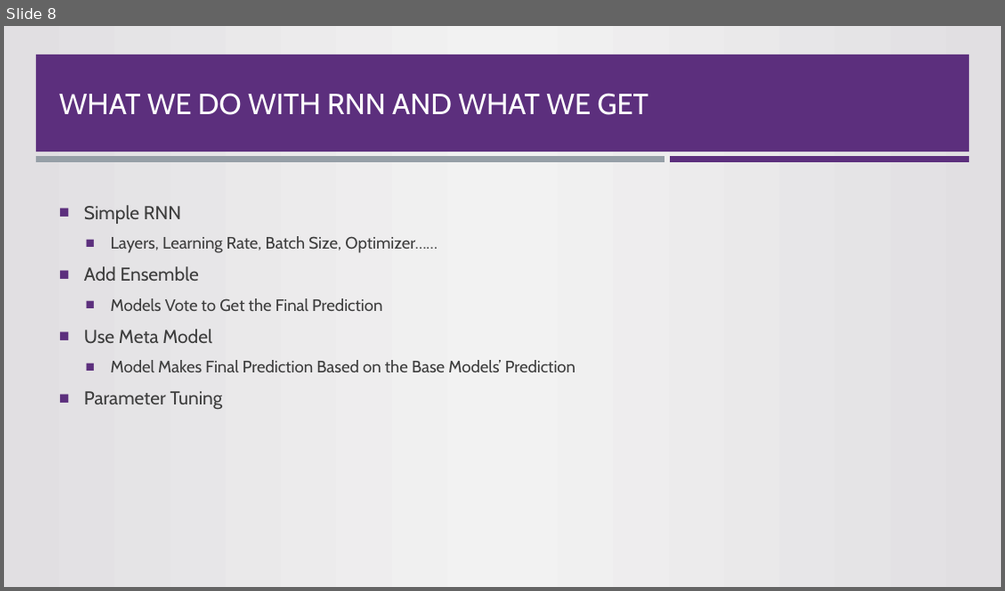
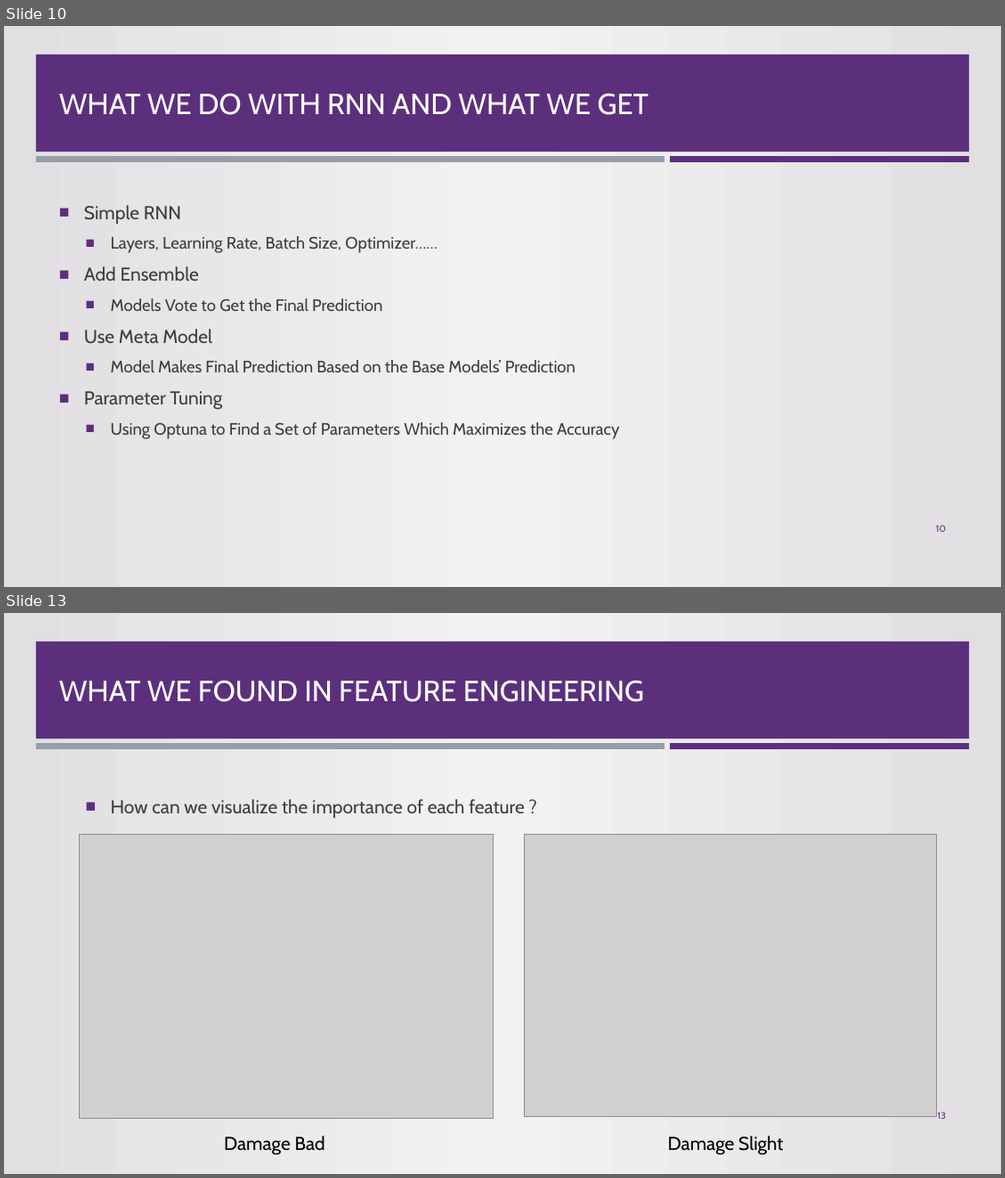
Before and after one commit to sunyrain/MLTask, a slide deck: Presentation.pptx. Shown one above the other, each under a label of ours: slide 8 before the commit, slides 10 and 13 after it; the slides between them are not shown. The pictures are 1005x591 and 1005x1178 pixels, drawn with LibreOffice and Linux fonts; fonts in the diff are those of the drawing; grey boxes stand for pictures; background and template pictures are left out. Boxes give left, top, right and bottom in pixels: in the first picture for what was removed or moved away, otherwise in the second. Text is boxed around its words. In the diff, an @@ line names an element or a change of style, - is before the commit and + after.

```diff
--- a/Presentation.pptx
+++ b/Presentation.pptx
@@ slide 13 added at [4, 613, 1001, 1174], background gradient #E1DFE2 to #F2F2F2; not listed: 3 template elements that a slide beside it also shows @@
@@ title added at [59, 680, 644, 702], 28 pt, text #FFFFFF @@
+WHAT WE FOUND IN FEATURE ENGINEERING
@@ text added at [111, 799, 525, 818], 18 pt, text #3D3D3D @@
+  ■ How can we visualize the importance of each feature ?
@@ picture added at [79, 835, 493, 1118] @@
@@ picture added at [524, 835, 936, 1117] @@
@@ page number added at [938, 1111, 946, 1119], 9 pt, text #5C2F7D @@
+13
@@ text added at [224, 1135, 325, 1155], 18 pt, text #000000 @@
+Damage Bad
@@ text added at [668, 1135, 783, 1155], 18 pt, text #000000 @@
+Damage Slight
@@ what was slide 8 is now slide 10 @@
@@ slide 10 changed as well @@
@@ text at [111, 422, 619, 439]: paragraph added @@
+  ■ Using Optuna to Find a Set of Parameters Which Maximizes the Accuracy
@@ page number added at [936, 524, 946, 532], 9 pt, text #5C2F7D @@
+10
```
Also in this commit, not shown: 9 other slides changed, 4 other slides added.
